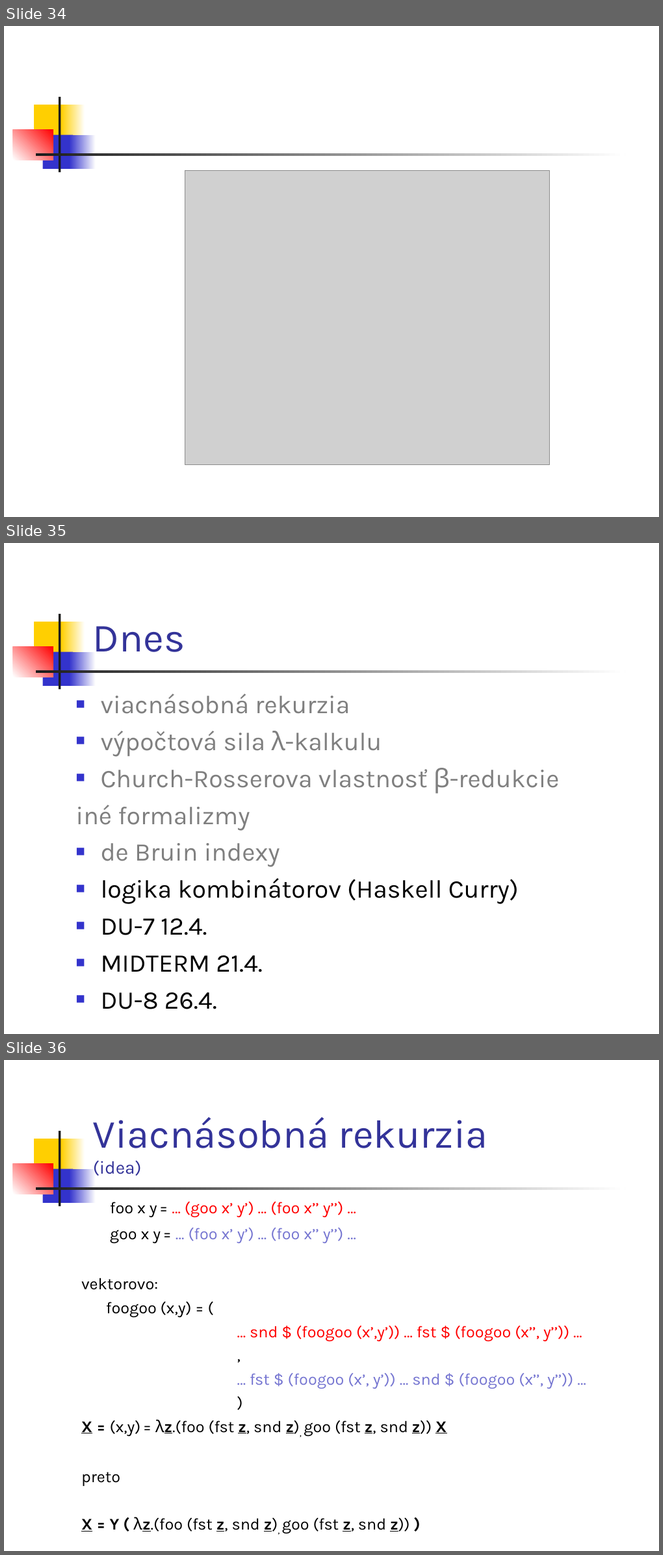
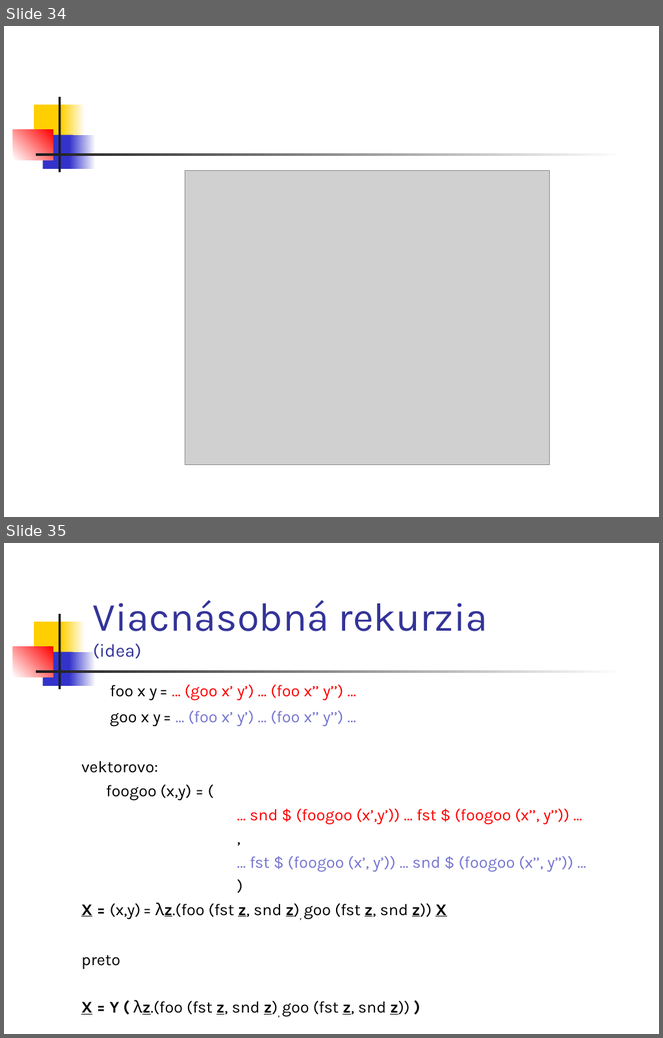
Before and after one commit to Funkcionalne/Prednasky, a slide deck: 06/06_fpro.ppt. Shown one above the other, each under a label of ours: slides 34, 35 and 36 before the commit, slides 34 and 35 after it. The pictures are 663x1555 and 663x1038 pixels, drawn with LibreOffice and Linux fonts; fonts in the diff are those of the drawing; grey boxes stand for pictures. Boxes give left, top, right and bottom in pixels: in the first picture for what was removed or moved away, otherwise in the second. Text is boxed around its words. In the diff, an @@ line names an element or a change of style, - is before the commit and + after.

```diff
--- a/06/06_fpro.ppt
+++ b/06/06_fpro.ppt
@@ slide 35 removed at box(4, 543, 659, 1034), background #FFFFFF; not listed: 7 template elements that a slide beside it also shows @@
@@ title removed at box(93, 626, 185, 652) @@
-Dnes
@@ text removed at box(76, 694, 559, 1010) @@
-■ viacnásobná rekurzia
-■ výpočtová sila λ-kalkulu
-■ Church-Rosserova vlastnosť β-redukcie
-iné formalizmy
-■ de Bruin indexy
-■ logika kombinátorov (Haskell Curry)
-■ DU-7 12.4.
-■ MIDTERM 21.4.
-■ DU-8 26.4.
@@ what was slide 36 is now slide 35 @@
```
Also in this commit, not shown: 5 slides changed, 1 slide added, 1 other slide removed, 3 other files.
